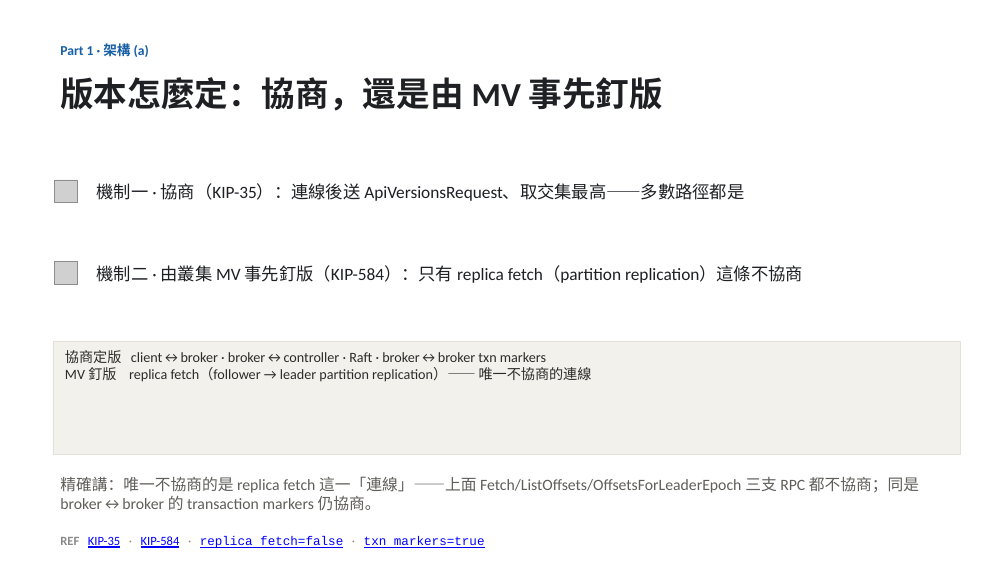
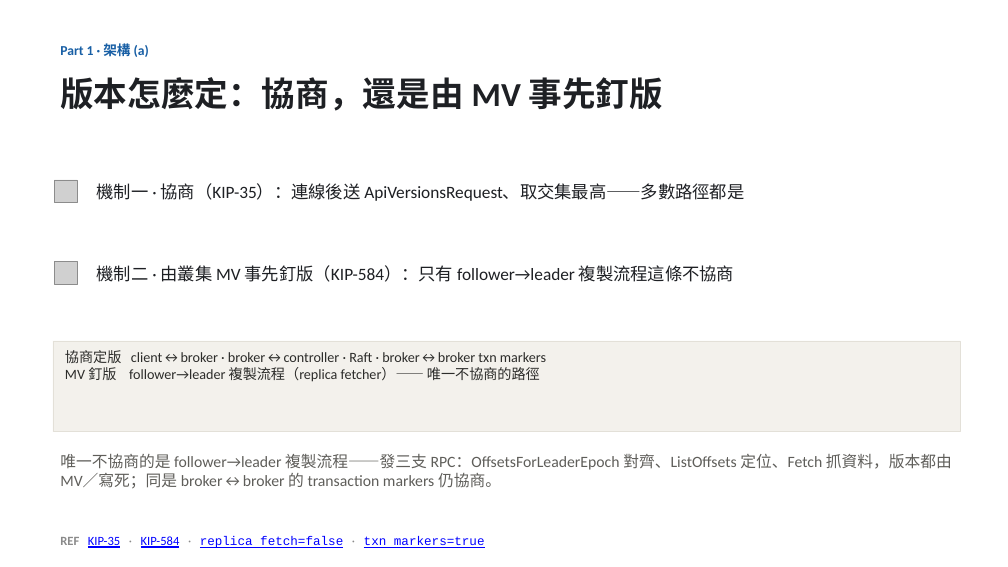
Before and after one commit to unknowntpo/kafka, a slide deck: slide 5 of study/version-control/kafka-version-negotiation.pptx. Drawn at 1008x567 pixels with LibreOffice and Linux fonts; fonts in the diff are those of the drawing; grey boxes stand for pictures. Boxes give left, top, right and bottom in pixels: in the first picture for what was removed or moved away, otherwise in the second. Text is boxed around its words. In the diff, an @@ line names an element or a change of style, - is before the commit and + after.

Commit message:
study(version-control): 連線改名「follower→leader 複製流程」——replica fetch 是 RPC 角色非連線名
- 該路徑本質是複製流程（對齊 OffsetsForLeaderEpoch → 定位 ListOffsets → 抓資料 Fetch，三支輪流走同一 blockingSender）
- deck 架構(a)/(b)、Recap、quiz 0：連線一律稱「複製流程」，Fetch 只指 RPC；replica fetch 保留給舉例張（Fetch 的 replica 身分）
- rpc-version-selection.md 同步用詞

```diff
--- a/study/version-control/kafka-version-negotiation.pptx
+++ b/study/version-control/kafka-version-negotiation.pptx
@@ text at [97,265,734,282]: text changed @@
-機制二 · 由叢集 MV 事先釘版（KIP-584）：只有 replica fetch（partition replication）這條不協商
+機制二 · 由叢集 MV 事先釘版（KIP-584）：只有 follower→leader 複製流程這條不協商
@@ rectangle "協商定版 client↔broker · broker↔controller · ...": place and size @@
-rectangle "協商定版 client↔broker · broker↔controller · ..." at [53,341,960,454]
+rectangle "協商定版 client↔broker · broker↔controller · ..." at [53,341,960,432]
@@ text in rectangle at [65,367,540,382]: text changed @@
-MV 釘版 replica fetch（follower → leader partition replication）—— 唯一不協商的連線
+MV 釘版 follower→leader 複製流程（replica fetcher）—— 唯一不協商的路徑
@@ text at [60,454,952,489]: text changed @@
-精確講：唯一不協商的是 replica fetch 這一「連線」——上面 Fetch/ListOffsets/OffsetsForLeaderEpoch 三支 RPC 都不協商；同是 broker↔broker 的 transaction markers 仍協商。
+唯一不協商的是 follower→leader 複製流程——發三支 RPC：OffsetsForLeaderEpoch 對齊、ListOffsets 定位、Fetch 抓資料，版本都由 MV／寫死；同是 broker↔broker 的 transaction markers 仍協商。
```
Also in this commit, not shown: 4 other slides changed, 2 other files.
